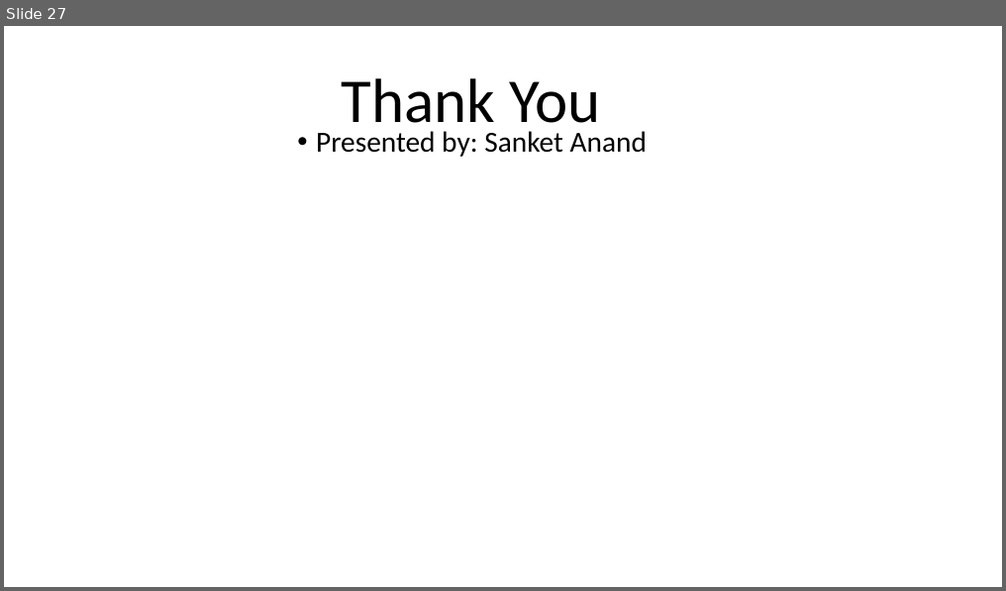
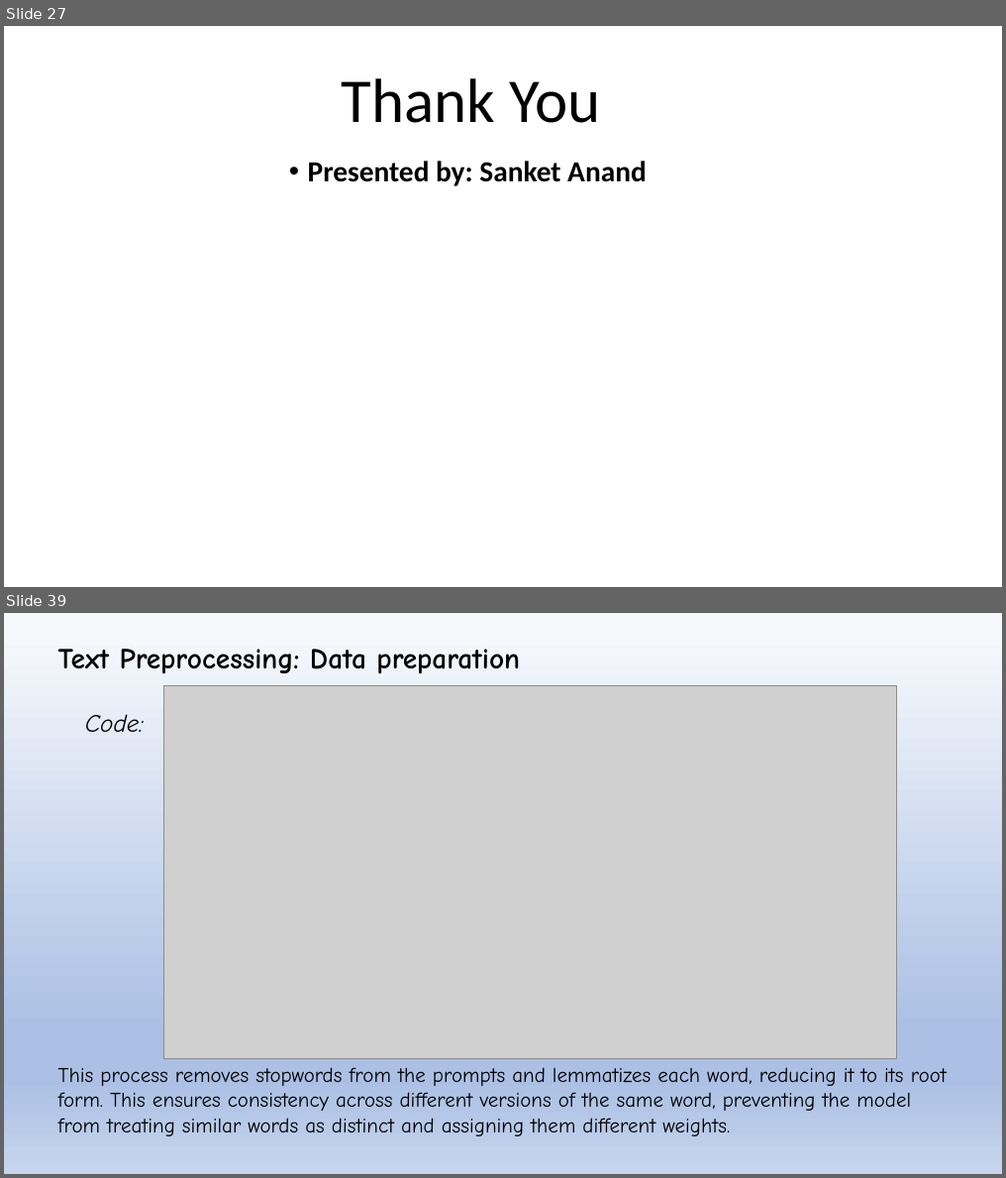
Before and after one commit to Sanket2102/Supply-Chain-Management, a slide deck: Supply Chain Management Presentation.pptx. Shown one above the other, each under a label of ours: slide 27 before the commit, slides 27 and 39 after it; the slides between them are not shown. The pictures are 1006x591 and 1006x1178 pixels, drawn with LibreOffice and Linux fonts; fonts in the diff are those of the drawing; grey boxes stand for pictures; background and template pictures are left out. Boxes give left, top, right and bottom in pixels: in the first picture for what was removed or moved away, otherwise in the second. Text is boxed around its words. In the diff, an @@ line names an element or a change of style, - is before the commit and + after.

```diff
--- a/Supply Chain Management Presentation.pptx
+++ b/Supply Chain Management Presentation.pptx
@@ slide 39 added at (4,613,1002,1174), background gradient #F6F8FC to #ABC0E4 to #C7D5ED @@
@@ text added at (58,649,520,674), 28 pt, text #000000, bold @@
+Text Preprocessing: Data preparation
@@ picture added at (163,685,896,1059) @@
@@ text added at (85,714,144,732), 24 pt, text #000000, italic @@
+Code:
@@ text added at (58,1067,946,1137), 20 pt, text #000000 @@
+This process removes stopwords from the prompts and lemmatizes each word, reducing it to its root form. This ensures consistency across different versions of the same word, preventing the model from treating similar words as distinct and assigning them different weights.
@@ slide 27 changed as well @@
@@ text "Presented by: Sanket Anand": place and size @@
-text "Presented by: Sanket Anand" at (316,131,647,157)
+text "Presented by: Sanket Anand" at (308,161,647,186)
@@ text "Presented by: Sanket Anand" at (308,161,647,186): bold on @@
```
Also in this commit, not shown: 1 other slide changed, 27 other slides added.
